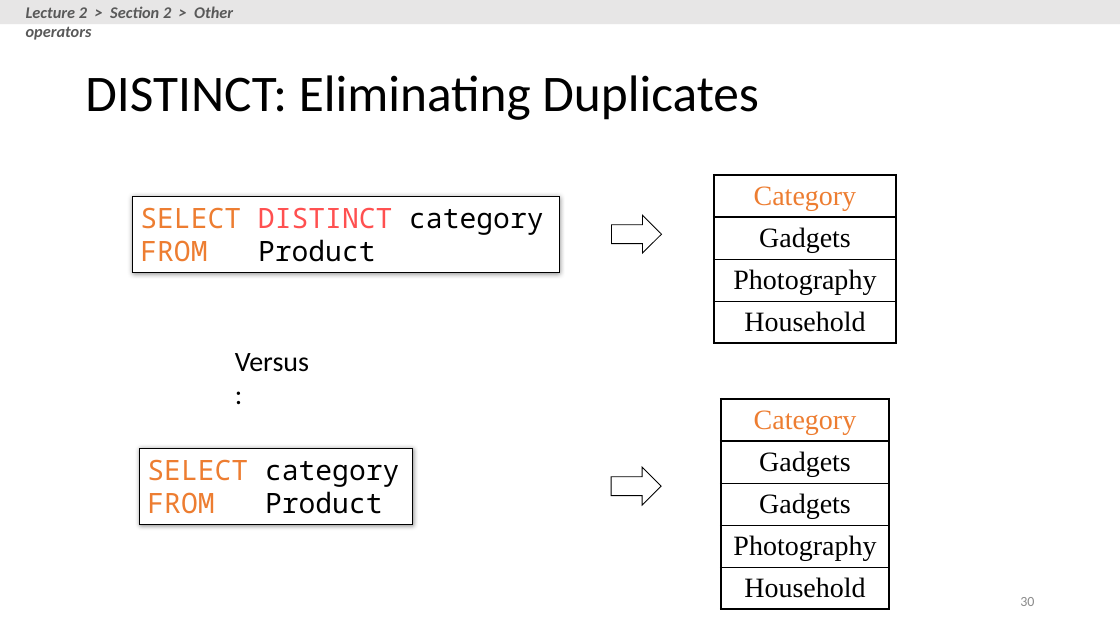
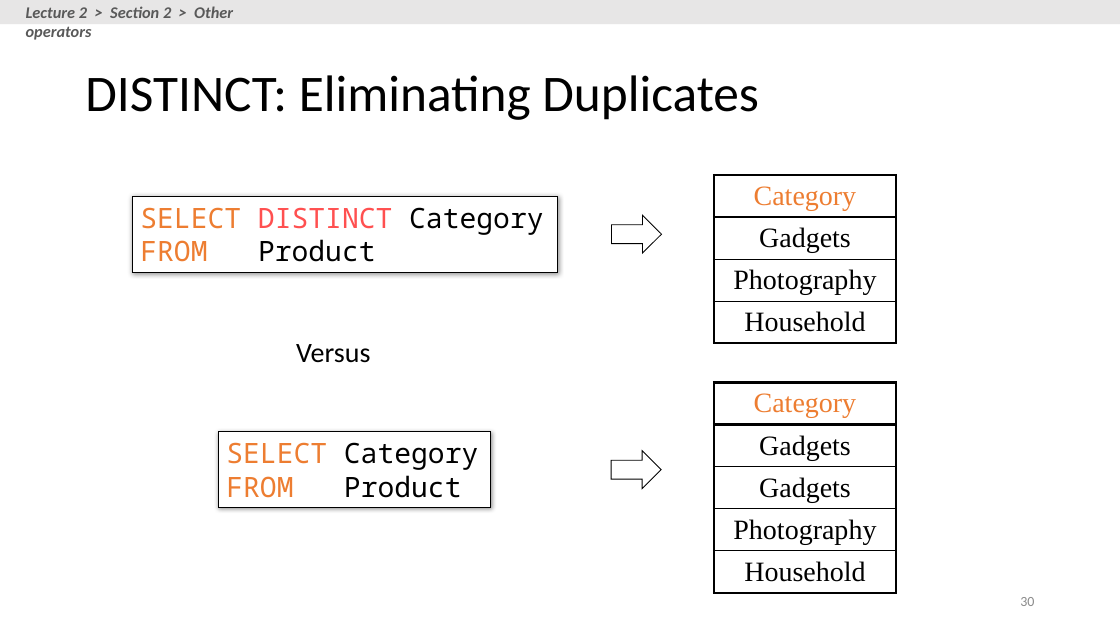
Before and after one commit to XIEQ/cs145-notebooks, a slide deck: slide 30 of lecture-2-3/Lecture_2_3_SQL.pptx. Drawn at 1120x630 pixels with LibreOffice and Linux fonts; fonts in the diff are those of the drawing. Boxes give left, top, right and bottom in pixels: in the first picture for what was removed or moved away, otherwise in the second. Text is boxed around its words. In the diff, an @@ line names an element or a change of style, - is before the commit and + after.

```diff
--- a/lecture-2-3/Lecture_2_3_SQL.pptx
+++ b/lecture-2-3/Lecture_2_3_SQL.pptx
@@ text in rectangle at [140, 207, 543, 235]: text changed @@
-SELECT DISTINCT category
+SELECT DISTINCT Category
@@ text at [296, 344, 370, 363]: text changed @@
-Versus:
+Versus
@@ table: place and size @@
-table at [721, 399, 889, 609]
+table at [714, 382, 897, 592]
@@ rectangle "SELECT Category": place and size @@
-rectangle "SELECT Category" at [139, 448, 413, 524]
+rectangle "SELECT Category" at [218, 432, 491, 508]
@@ text in rectangle at [226, 442, 478, 470]: text changed @@
-SELECT category
+SELECT Category
@@ right arrow: place and size @@
-right arrow at [612, 467, 662, 505]
+right arrow at [612, 451, 662, 489]
```
Also in this commit, not shown: 49 other slides changed, 7 other files.
